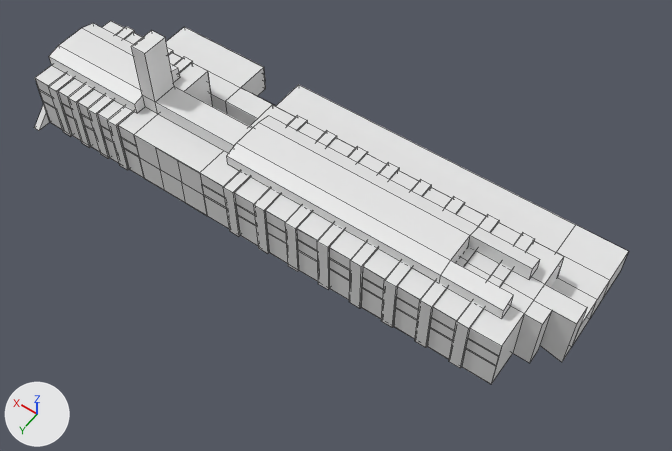
One commit to the FBX model src/Assets/3D Assets/Models/DBH.fbx: the scene before it, then after it.
Before and after are seen from a 50 mm lens placed at (-101.7, 117.9, 180.5), pointed at (-18.5, 1.4, -2.6). The lights are fixed; the arrows at lower left show +X, +Y and +Z. Mesh edges are drawn as thin lines. Materials are left out; every surface is plain grey. Vertices at the same position are counted once.

Objects in the first picture: 'DBH Main'.
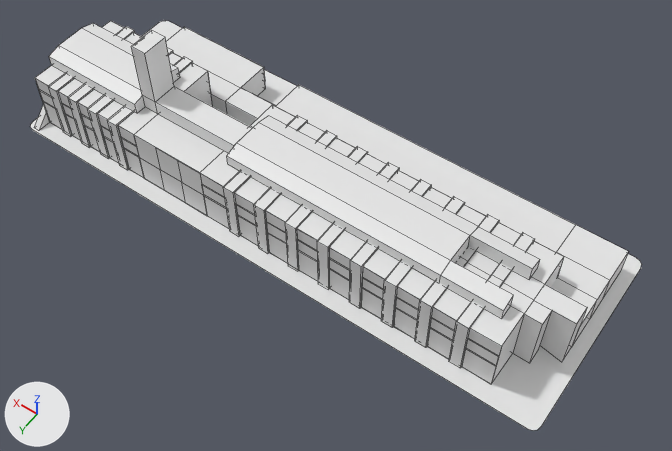
Location of each change, (x1, y1, x2, y2) in pixels of the pictures (672 x 451 px):
'DBH Main', reshaped (13% taller)
    before: (34, 21, 629, 384)
    after: (30, 21, 642, 430)
part 1 of me_cube, added
    after: (30, 21, 642, 430)

Edits to the bpy script that builds the scene:
```text
Change me_cube:
    used by ob_dbh_main; location = (0.0, 0.0, 0.0)
    remove me_cube.from_pydata(...)  # 971 vertices, 719 faces; spans x -81.0..73.0, y -31.0..19.0, z -8.0..29.0
    add me_cube.from_pydata(...)  # 987 vertices, 720 faces; spans x -85.0..75.0, y -38.0..19.0, z -8.0..29.0
    me_cube part 1: a new loose piece of 16 vertices spanning x -85.0..75.0, y -38.0..19.0, z -8.0
```
